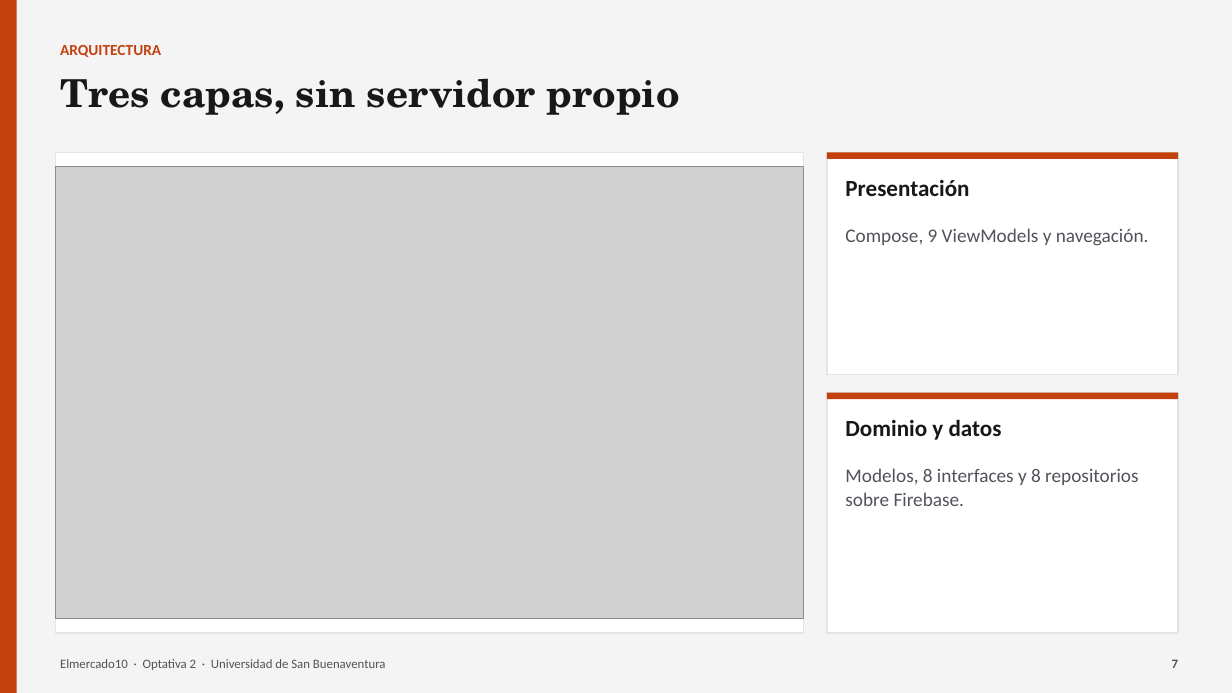
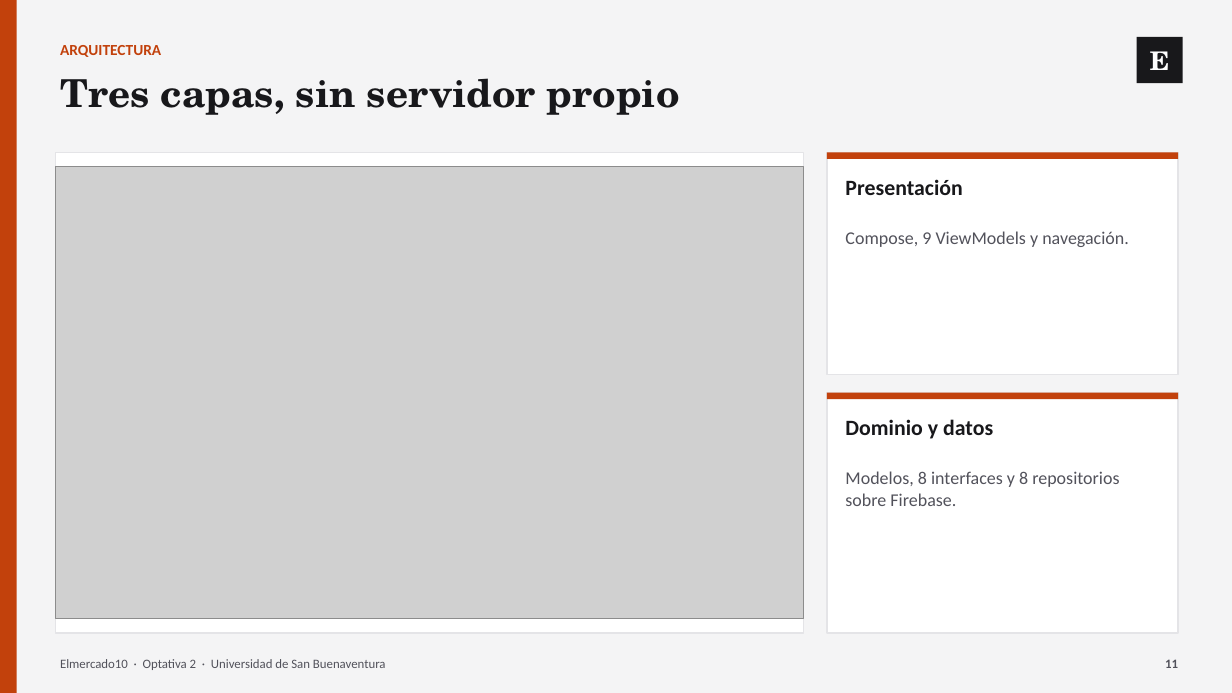
Before and after one commit to JuanXD2201/Elmercado10, a slide deck: slide 11 of DOCUMENTACION_ELMERCADO10/08_PRESENTACION/Presentacion_Elmercado10.pptx (slide 7 before the commit). Drawn at 1232x693 pixels with LibreOffice and Linux fonts; fonts in the diff are those of the drawing; grey boxes stand for pictures. Boxes give left, top, right and bottom in pixels: in the first picture for what was removed or moved away, otherwise in the second. Text is boxed around its words. In the diff, an @@ line names an element or a change of style, - is before the commit and + after.

```diff
--- a/DOCUMENTACION_ELMERCADO10/08_PRESENTACION/Presentacion_Elmercado10.pptx
+++ b/DOCUMENTACION_ELMERCADO10/08_PRESENTACION/Presentacion_Elmercado10.pptx
@@ rectangle added at (x1=1137, y1=37, x2=1183, y2=83), fill #18181B, 20 pt, text #FFFFFF, bold @@
+E
@@ text "Presentación" at (x1=845, y1=179, x2=962, y2=195): size 18 to 17 pt @@
@@ text "Compose, 9 ViewModels y navegación." at (x1=845, y1=231, x2=1129, y2=247): size 15 to 14 pt @@
@@ text "Dominio y datos" at (x1=845, y1=419, x2=993, y2=439): size 18 to 17 pt @@
@@ text "Modelos, 8 interfaces y 8 ..." at (x1=845, y1=471, x2=1119, y2=506): size 15 to 14 pt @@
@@ text at (x1=1165, y1=659, x2=1178, y2=668): text changed @@
-7
+11
```
Also in this commit, not shown: 14 other slides changed, 8 slides added, 3 slides removed, 41 other files.
